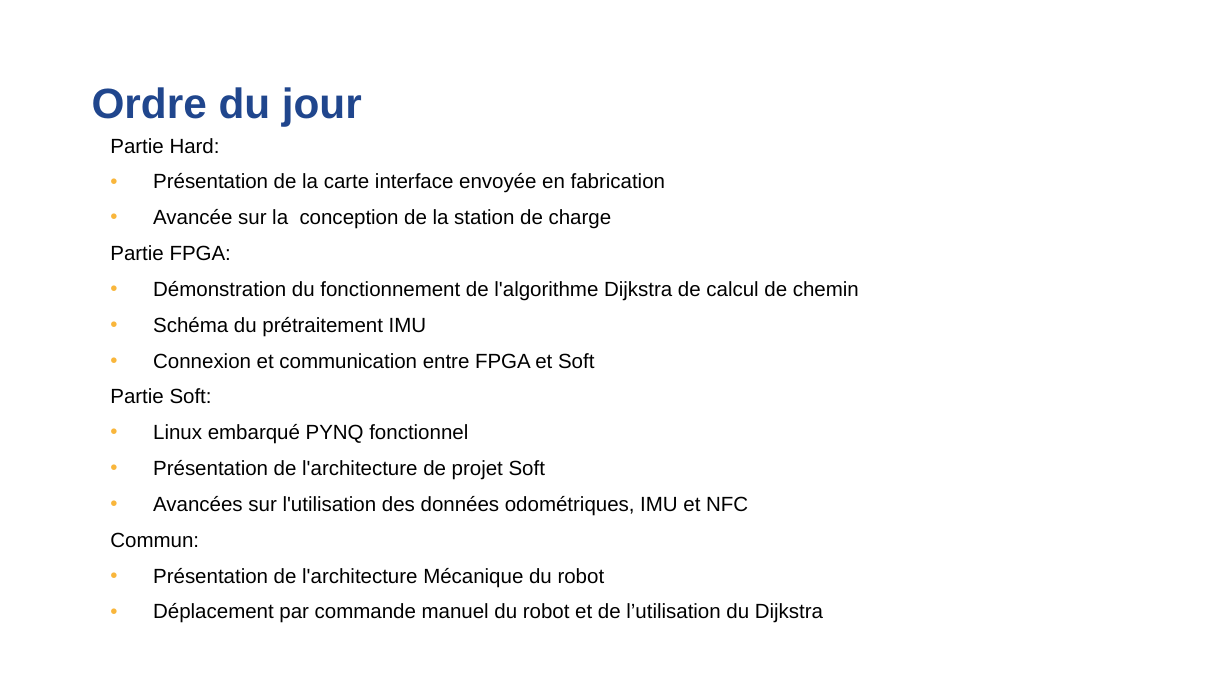
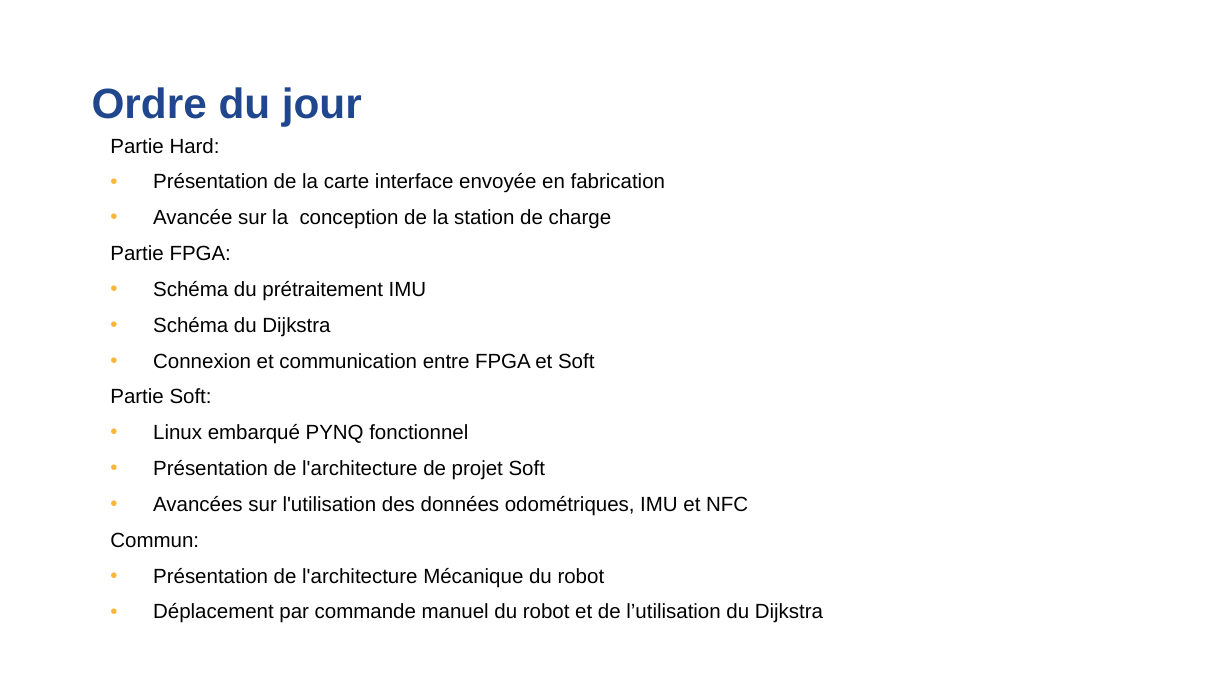
Before and after one commit to Laffargue-ElsysDesign/Robot_Surveillance_V3, a slide deck: slide 2 of GestionDeProjet/Reunions/Reunion_23_06_2022/Reunion_avancement23_06_22.pptx. Drawn at 1232x693 pixels with LibreOffice and Linux fonts; fonts in the diff are those of the drawing; background and template pictures are left out. Boxes give left, top, right and bottom in pixels: in the first picture for what was removed or moved away, otherwise in the second. Text is boxed around its words. In the diff, an @@ line names an element or a change of style, - is before the commit and + after.

```diff
--- a/GestionDeProjet/Reunions/Reunion_23_06_2022/Reunion_avancement23_06_22.pptx
+++ b/GestionDeProjet/Reunions/Reunion_23_06_2022/Reunion_avancement23_06_22.pptx
@@ text at [153, 281, 859, 301]: paragraph removed @@
-• Démonstration du fonctionnement de l'algorithme Dijkstra de calcul de chemin
@@ text at [153, 317, 330, 337]: paragraph added @@
+• Schéma du Dijkstra
```
Also in this commit, not shown: 2 other slides changed, 2 slides added, 1 slide removed, 14 other files.
